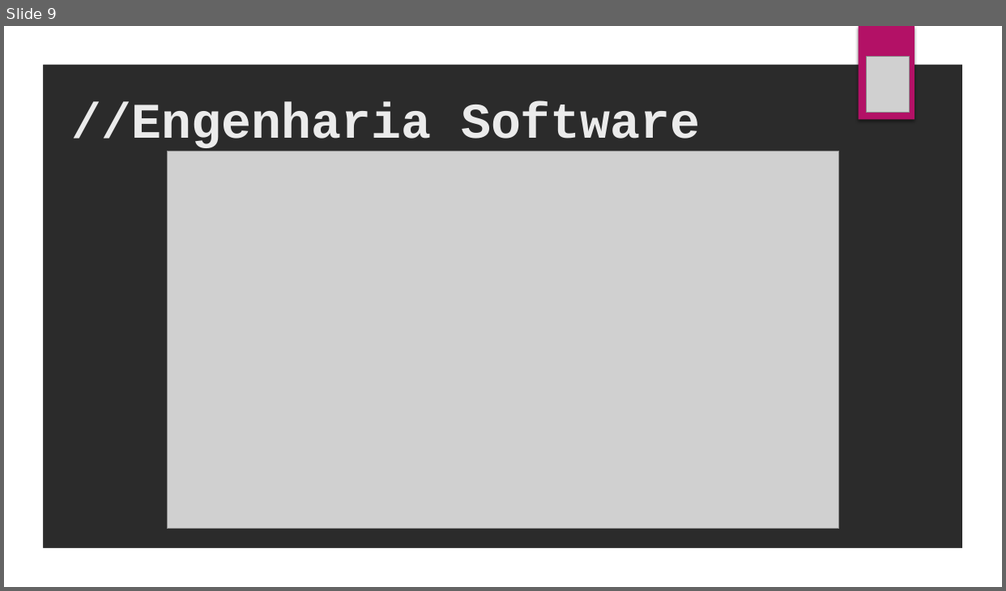
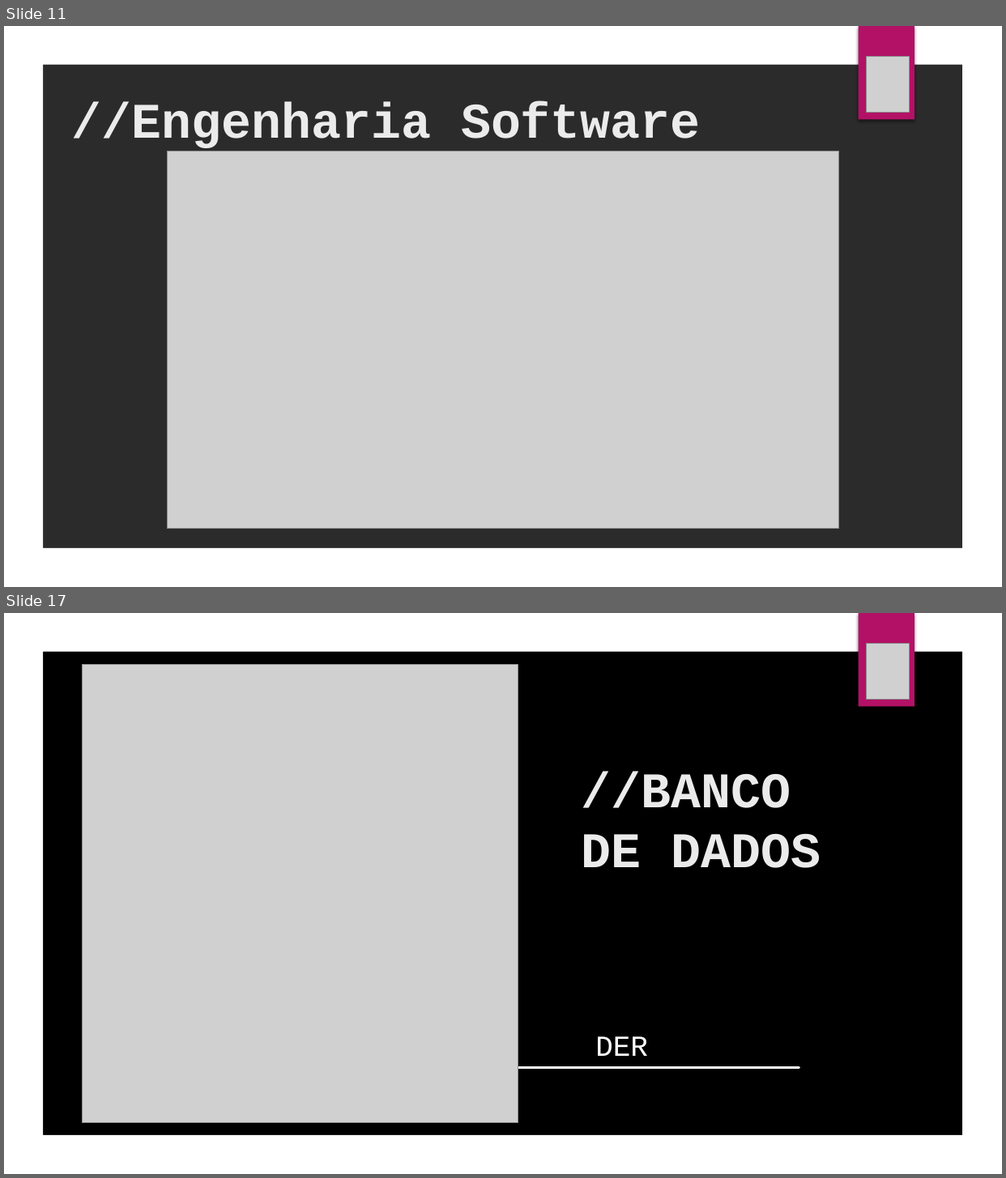
Before and after one commit to SilvioDaCol/ArqFriendly, a slide deck: APRESENTAÇÃO/APRESENTAÇÃO GAMEFRIENDLY.pptx. Shown one above the other, each under a label of ours: slide 9 before the commit, slides 11 and 17 after it; the slides between them are not shown. The pictures are 1006x591 and 1006x1178 pixels, drawn with LibreOffice and Linux fonts; fonts in the diff are those of the drawing; grey boxes stand for pictures; background and template pictures are left out; a plain dark background stands for a picture behind light text. Boxes give left, top, right and bottom in pixels: in the first picture for what was removed or moved away, otherwise in the second. Text is boxed around its words. In the diff, an @@ line names an element or a change of style, - is before the commit and + after.

```diff
--- a/APRESENTAÇÃO/APRESENTAÇÃO GAMEFRIENDLY.pptx
+++ b/APRESENTAÇÃO/APRESENTAÇÃO GAMEFRIENDLY.pptx
@@ slide 17 added at (x1=4, y1=613, x2=1002, y2=1174), background picture (left out) @@
@@ freeform shape added at (x1=4, y1=613, x2=1002, y2=1174), fill #FFFFFF @@
@@ rectangle added at (x1=859, y1=613, x2=914, y2=707), fill #B31166 @@
@@ picture added at (x1=867, y1=643, x2=909, y2=700) @@
@@ picture added at (x1=82, y1=664, x2=518, y2=1123) @@
@@ text added at (x1=581, y1=772, x2=820, y2=868), 48 pt, text #EBEBEB, bold @@
+//BANCO
+DE DADOS
@@ text added at (x1=595, y1=1037, x2=648, y2=1056), 28 pt, text #FFFFFF @@
+DER
@@ line added from (476, 1068) to (799, 1068), #FFFFFF 2.25 pt @@
@@ what was slide 9 is now slide 11 @@
```
Also in this commit, not shown: 3 slides changed, 8 other slides added, 1 slide removed, 5 other files.
